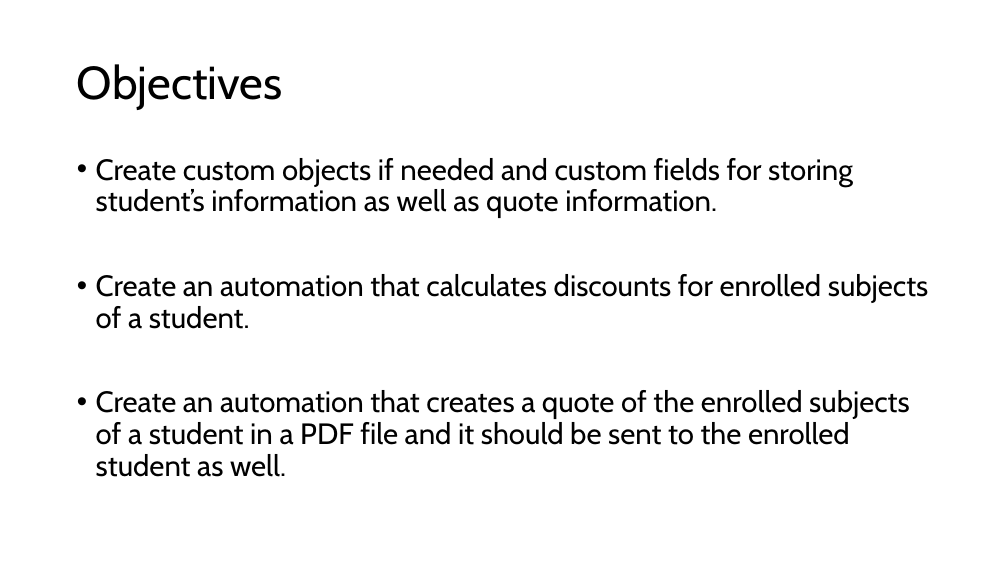
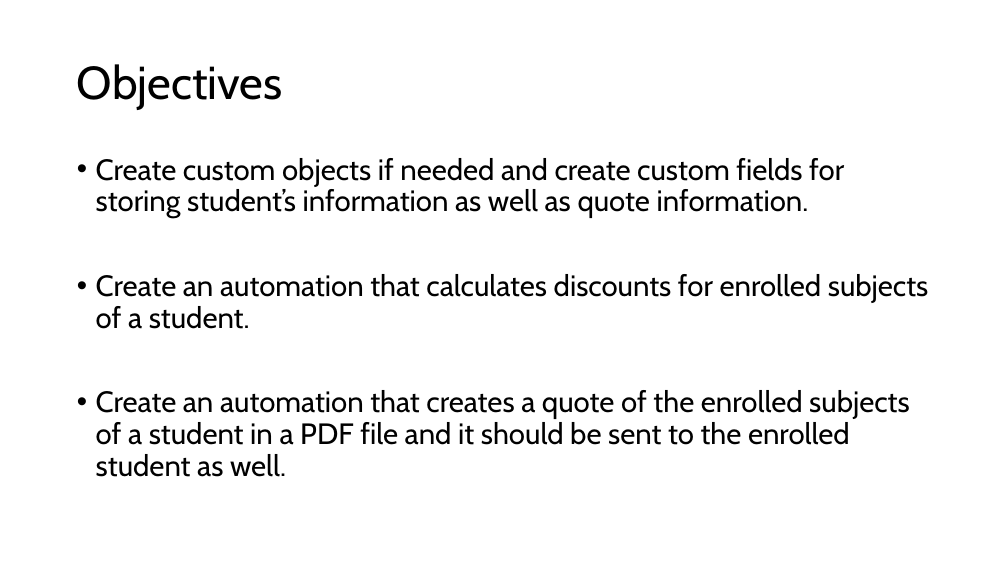
Before and after one commit to Hect0r1/University-billing-system, a slide deck: slide 2 of presentation/salesforce_presentation.pptx. Drawn at 1008x567 pixels with LibreOffice and Linux fonts; fonts in the diff are those of the drawing. Boxes give left, top, right and bottom in pixels: in the first picture for what was removed or moved away, otherwise in the second. Text is boxed around its words. In the diff, an @@ line names an element or a change of style, - is before the commit and + after.

Commit message:
Delete empty slide and improve grammar.

```diff
--- a/presentation/salesforce_presentation.pptx
+++ b/presentation/salesforce_presentation.pptx
@@ text at bbox=[96, 158, 844, 219]: text changed @@
-• Create custom objects if needed and custom fields for storing student’s information as well as quote information.
+• Create custom objects if needed and create custom fields for storing student’s information as well as quote information.
```
